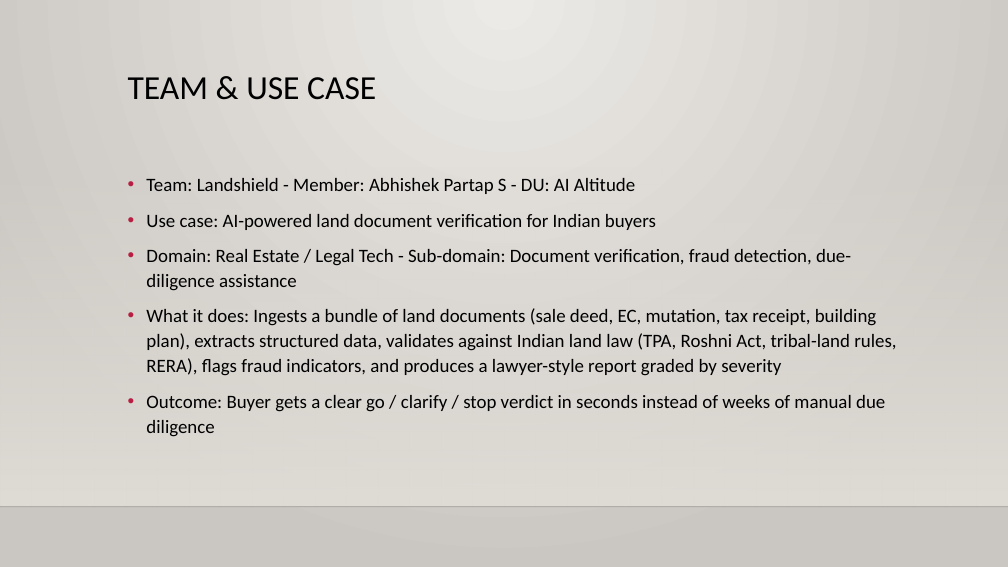
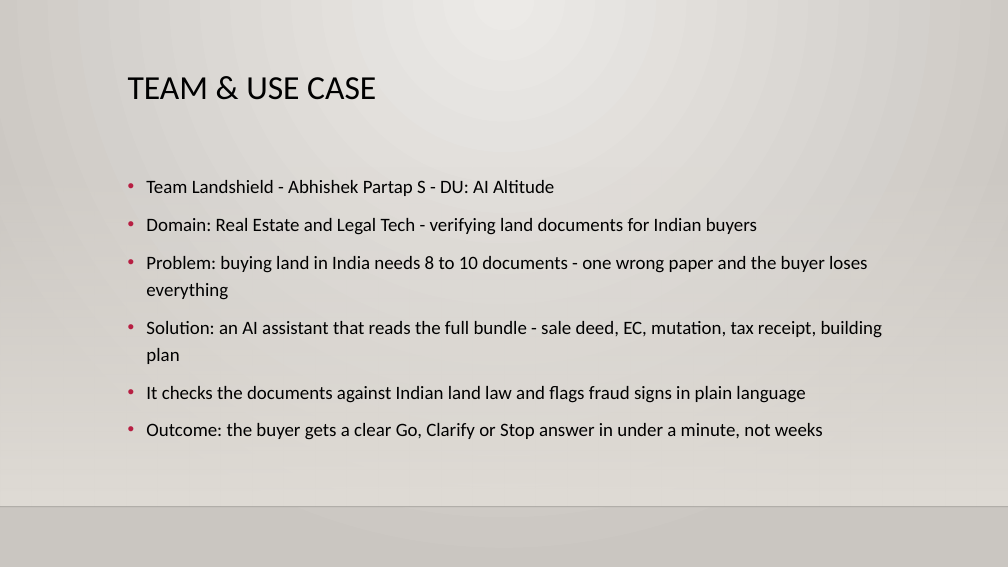
Before and after one commit to abhi88000/land-fraud-detection, a slide deck: slide 2 of docs/deck/Landshield-Deck.pptx. Drawn at 1008x567 pixels with LibreOffice and Linux fonts; fonts in the diff are those of the drawing; background and template pictures are left out. Boxes give left, top, right and bottom in pixels: in the first picture for what was removed or moved away, otherwise in the second. Text is boxed around its words. In the diff, an @@ line names an element or a change of style, - is before the commit and + after.

Commit message:
docs(deck): simplify slide content for clearer presentation and self-reading

```diff
--- a/docs/deck/Landshield-Deck.pptx
+++ b/docs/deck/Landshield-Deck.pptx
@@ text at bbox=[146, 180, 883, 440]: text changed @@
-• Team: Landshield - Member: Abhishek Partap S - DU: AI Altitude
-• Use case: AI-powered land document verification for Indian buyers
-• Domain: Real Estate / Legal Tech - Sub-domain: Document verification, fraud detection, due-diligence assistance
-• What it does: Ingests a bundle of land documents (sale deed, EC, mutation, tax receipt, building plan), extracts structured data, validates against Indian land law (TPA, Roshni Act, tribal-land rules, RERA), flags fraud indicators, and produces a lawyer-style report graded by severity
-• Outcome: Buyer gets a clear go / clarify / stop verdict in seconds instead of weeks of manual due diligence
+• Team Landshield - Abhishek Partap S - DU: AI Altitude
+• Domain: Real Estate and Legal Tech - verifying land documents for Indian buyers
+• Problem: buying land in India needs 8 to 10 documents - one wrong paper and the buyer loses everything
+• Solution: an AI assistant that reads the full bundle - sale deed, EC, mutation, tax receipt, building plan
+• It checks the documents against Indian land law and flags fraud signs in plain language
+• Outcome: the buyer gets a clear Go, Clarify or Stop answer in under a minute, not weeks
```
Also in this commit, not shown: 9 other slides changed, 1 other file.
